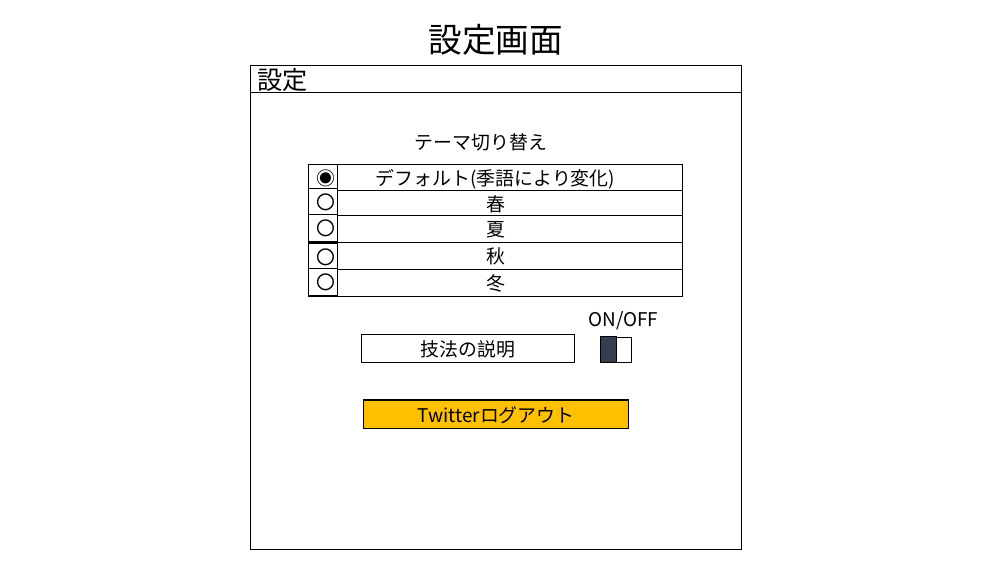
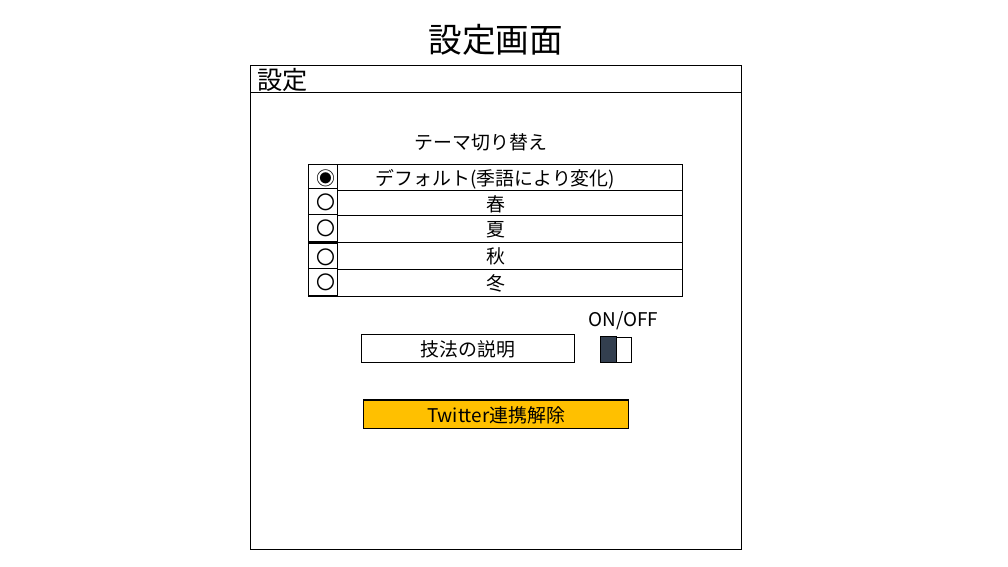
Before and after one commit to PL2GroupJ/Document, a slide deck: slide 4 of screen_design_v2.ppt. Drawn at 1008x567 pixels with LibreOffice and Linux fonts; fonts in the diff are those of the drawing. Boxes give left, top, right and bottom in pixels: in the first picture for what was removed or moved away, otherwise in the second. Text is boxed around its words. In the diff, an @@ line names an element or a change of style, - is before the commit and + after.

Commit message:
「ログアウト」も一応「連携解除」に

```diff
--- a/screen_design_v2.ppt
+++ b/screen_design_v2.ppt
@@ text in rectangle at [427, 406, 565, 424]: text changed @@
-Twitterログアウト
+Twitter連携解除
```
Also in this commit, not shown: 1 other slide changed.
